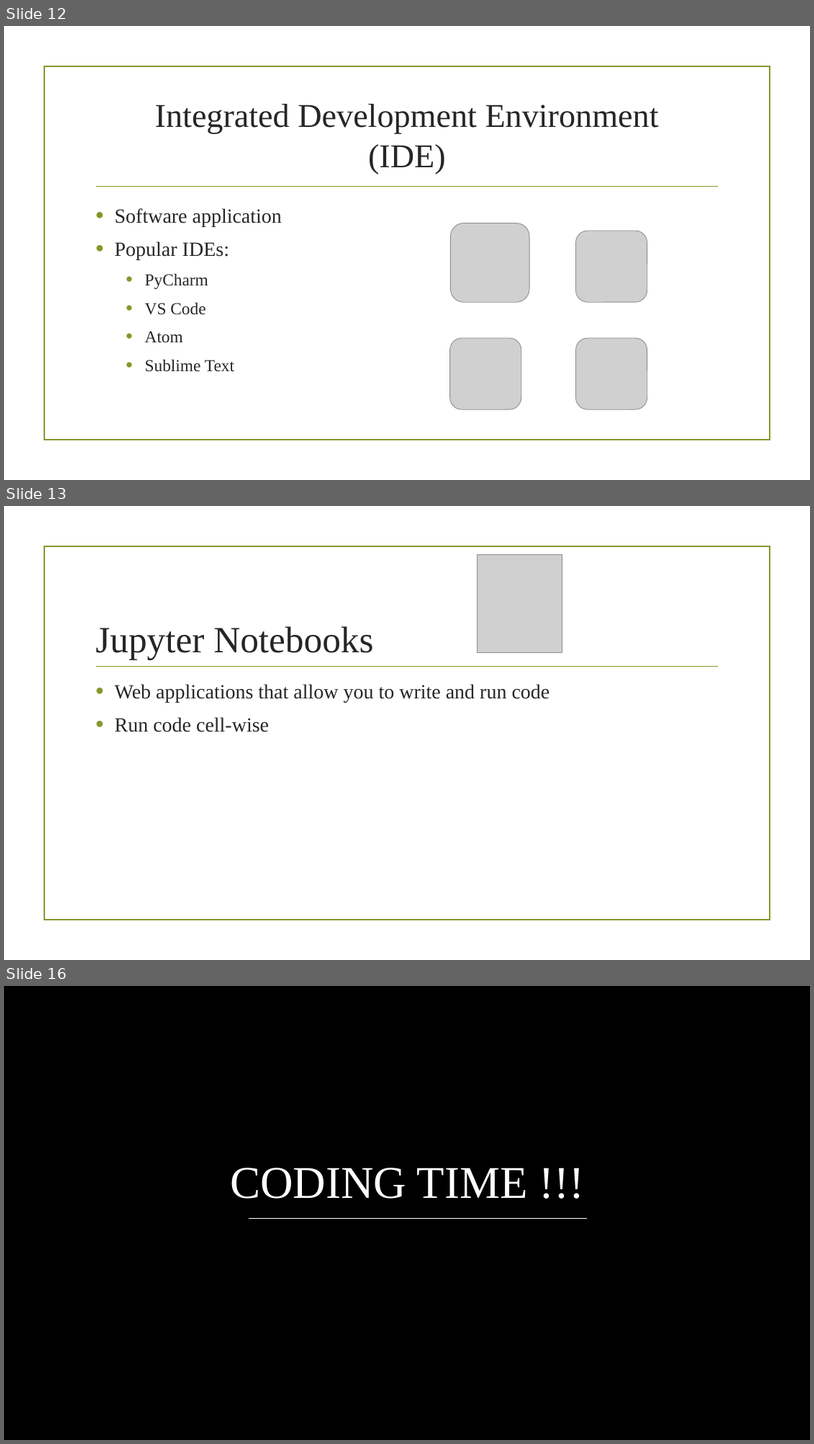
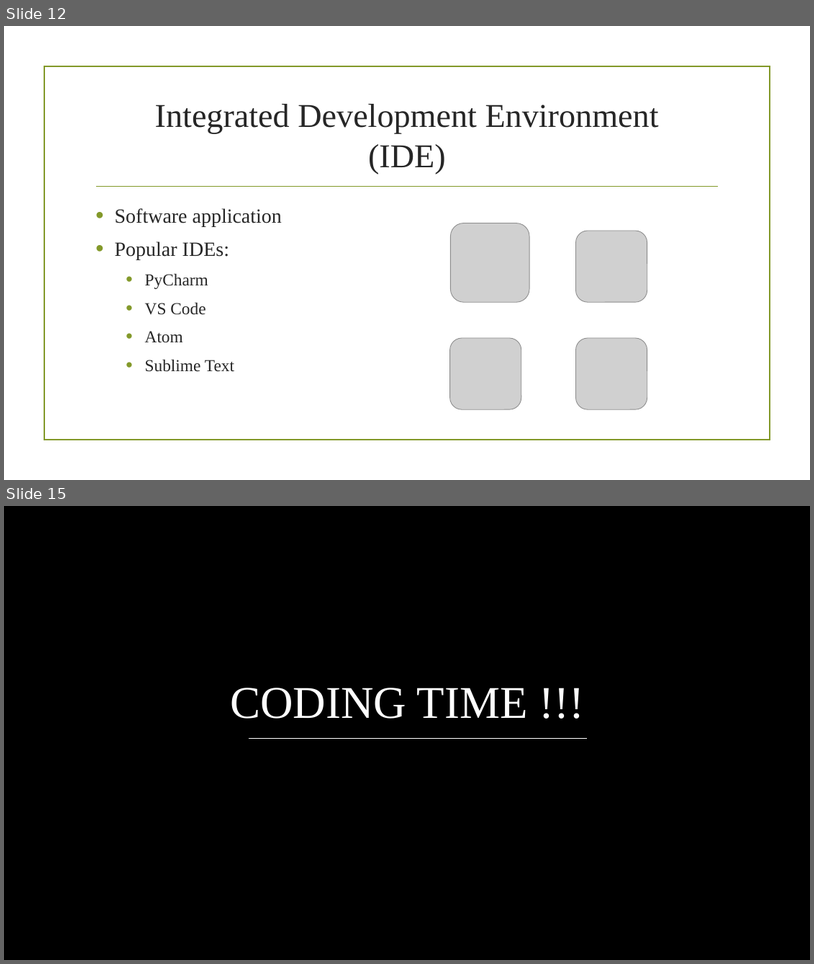
Before and after one commit to TashiNyangmi/hackathon_workshop, a slide deck: New Microsoft PowerPoint Presentation.pptx. Shown one above the other, each under a label of ours: slides 12, 13 and 16 before the commit, slides 12 and 15 after it; the slides between them are not shown. The pictures are 814x1444 and 814x964 pixels, drawn with LibreOffice and Linux fonts; fonts in the diff are those of the drawing; grey boxes stand for pictures; background and template pictures are left out. Boxes give left, top, right and bottom in pixels: in the first picture for what was removed or moved away, otherwise in the second. Text is boxed around its words. In the diff, an @@ line names an element or a change of style, - is before the commit and + after.

```diff
--- a/New Microsoft PowerPoint Presentation.pptx
+++ b/New Microsoft PowerPoint Presentation.pptx
@@ slide 13 removed at (x1=4, y1=506, x2=810, y2=960), background picture (left out); not listed: 2 template elements that a slide beside it also shows @@
@@ picture removed at (x1=478, y1=554, x2=563, y2=652) @@
@@ title removed at (x1=95, y1=626, x2=373, y2=660) @@
-Jupyter Notebooks
@@ text removed at (x1=115, y1=684, x2=550, y2=732) @@
-• Web applications that allow you to write and run code
-• Run code cell-wise
@@ what was slide 16 is now slide 15 @@
```
Also in this commit, not shown: 2 slides changed, 1 other file.
